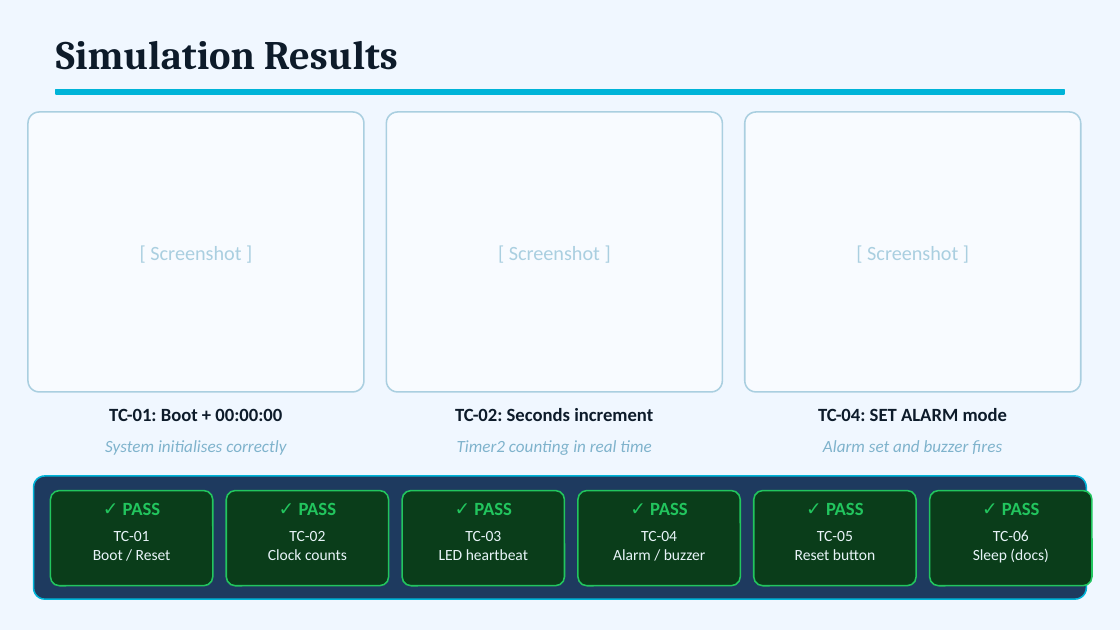
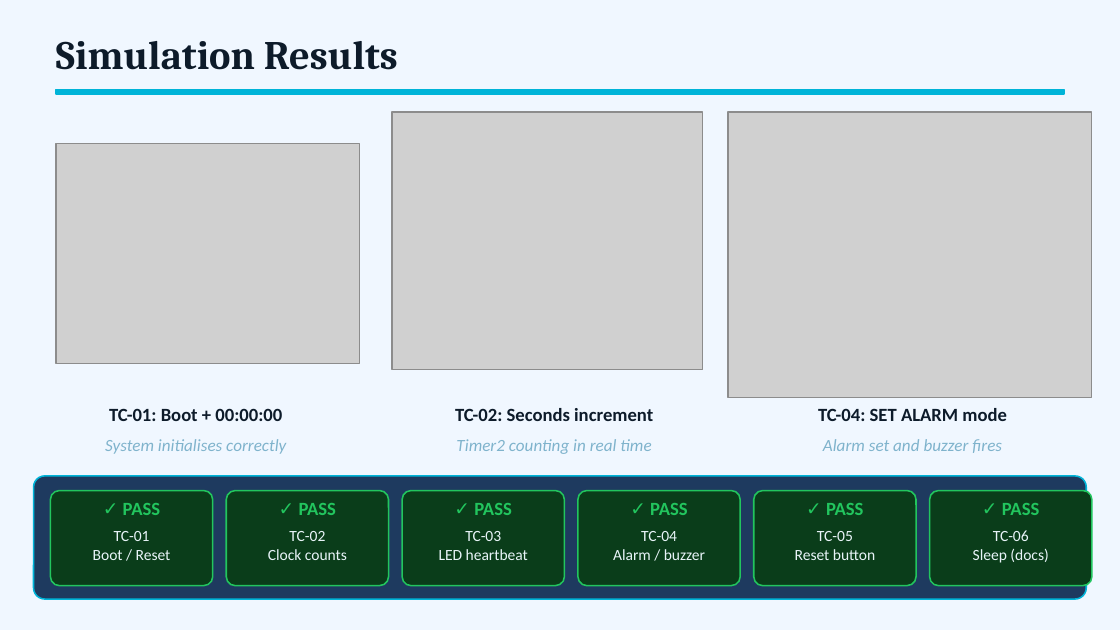
Before and after one commit to Lerrinsyron/ATmega32_Asynchronous_Timer2_Timekeeping, a slide deck: slide 10 of documentation/Project13_Presentation.pptx. Drawn at 1120x630 pixels with LibreOffice and Linux fonts; fonts in the diff are those of the drawing; grey boxes stand for pictures. Boxes give left, top, right and bottom in pixels: in the first picture for what was removed or moved away, otherwise in the second. Text is boxed around its words. In the diff, an @@ line names an element or a change of style, - is before the commit and + after.

```diff
--- a/documentation/Project13_Presentation.pptx
+++ b/documentation/Project13_Presentation.pptx
@@ rounded rectangle removed at (x1=28, y1=112, x2=364, y2=392) @@
@@ rounded rectangle removed at (x1=386, y1=112, x2=722, y2=392) @@
@@ picture added at (x1=392, y1=112, x2=703, y2=370) @@
@@ picture added at (x1=728, y1=112, x2=1092, y2=398) @@
@@ rounded rectangle removed at (x1=745, y1=112, x2=1081, y2=392) @@
@@ picture added at (x1=56, y1=143, x2=360, y2=364) @@
@@ text removed at (x1=150, y1=246, x2=241, y2=260) @@
-[ Screenshot ]
@@ text removed at (x1=509, y1=246, x2=600, y2=260) @@
-[ Screenshot ]
@@ text removed at (x1=867, y1=246, x2=958, y2=260) @@
-[ Screenshot ]
```
Also in this commit, not shown: 6 other slides changed.
